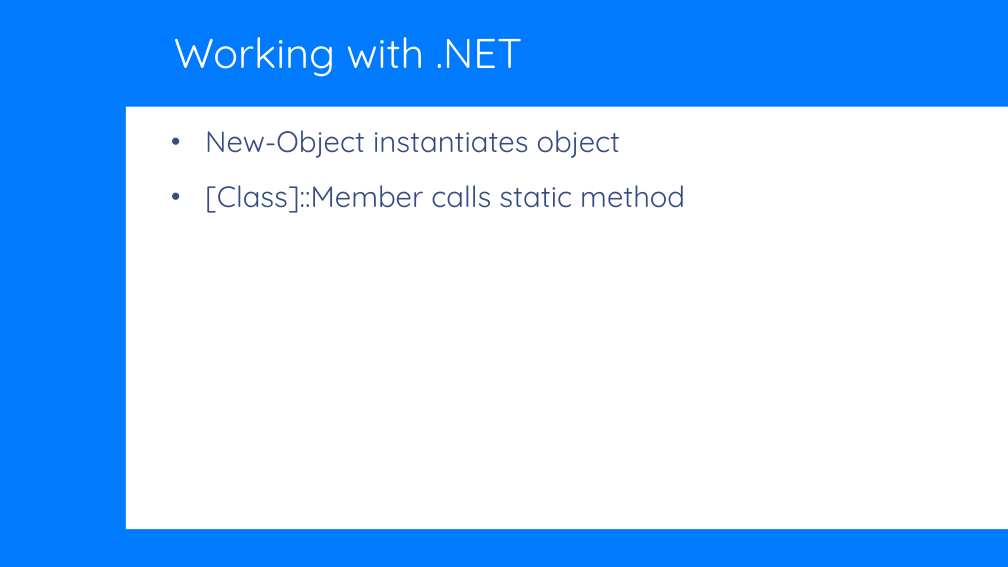
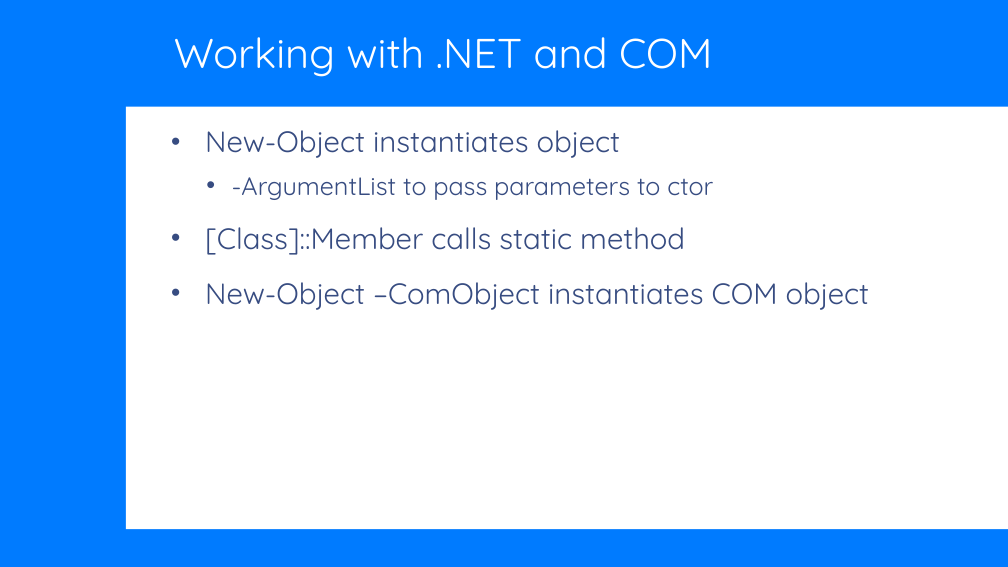
Before and after one commit to DougHennig/PowerShell, a slide deck: slide 26 of Hennig_PowerShell.pptx (slide 25 before the commit). Drawn at 1008x567 pixels with LibreOffice and Linux fonts; fonts in the diff are those of the drawing; background and template pictures are left out. Boxes give left, top, right and bottom in pixels: in the first picture for what was removed or moved away, otherwise in the second. Text is boxed around its words. In the diff, an @@ line names an element or a change of style, - is before the commit and + after.

```diff
--- a/Hennig_PowerShell.pptx
+++ b/Hennig_PowerShell.pptx
@@ title at [174, 37, 712, 77]: text changed @@
-Working with .NET
+Working with .NET and COM
@@ text at [232, 177, 713, 200]: paragraph added @@
+  • -ArgumentList to pass parameters to ctor
@@ text at [205, 282, 870, 310]: paragraph added @@
+• New-Object –ComObject instantiates COM object
```
Also in this commit, not shown: 2 other slides changed, 1 slide added, 2 other files.
